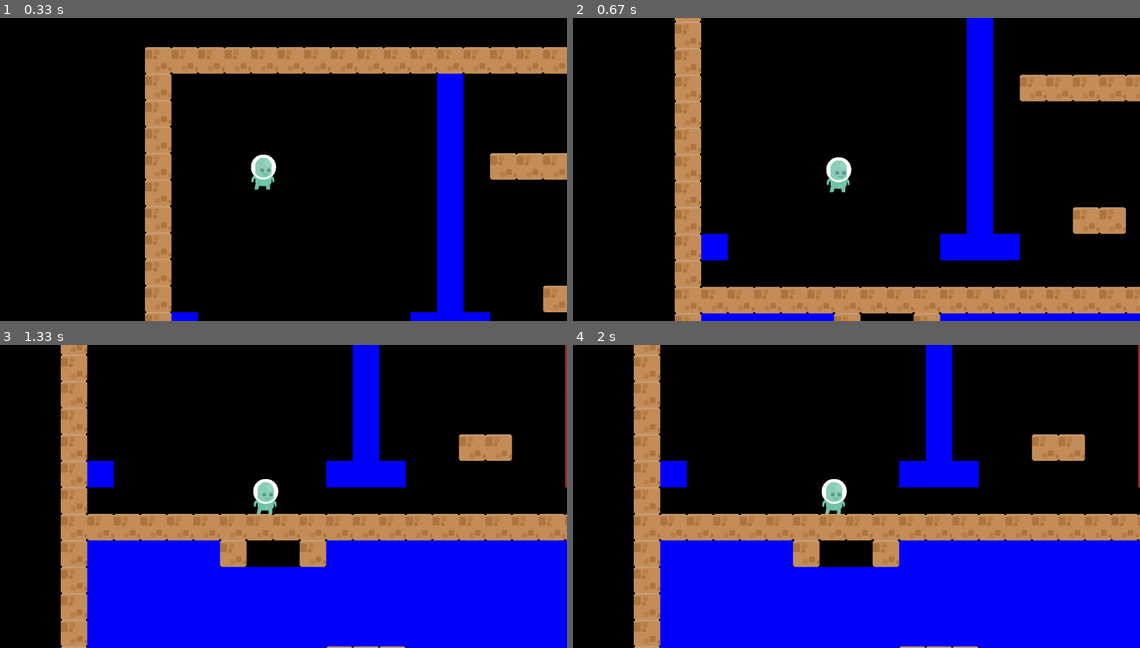
Above: before the commit, frames 1-4 (two rows, left to right).
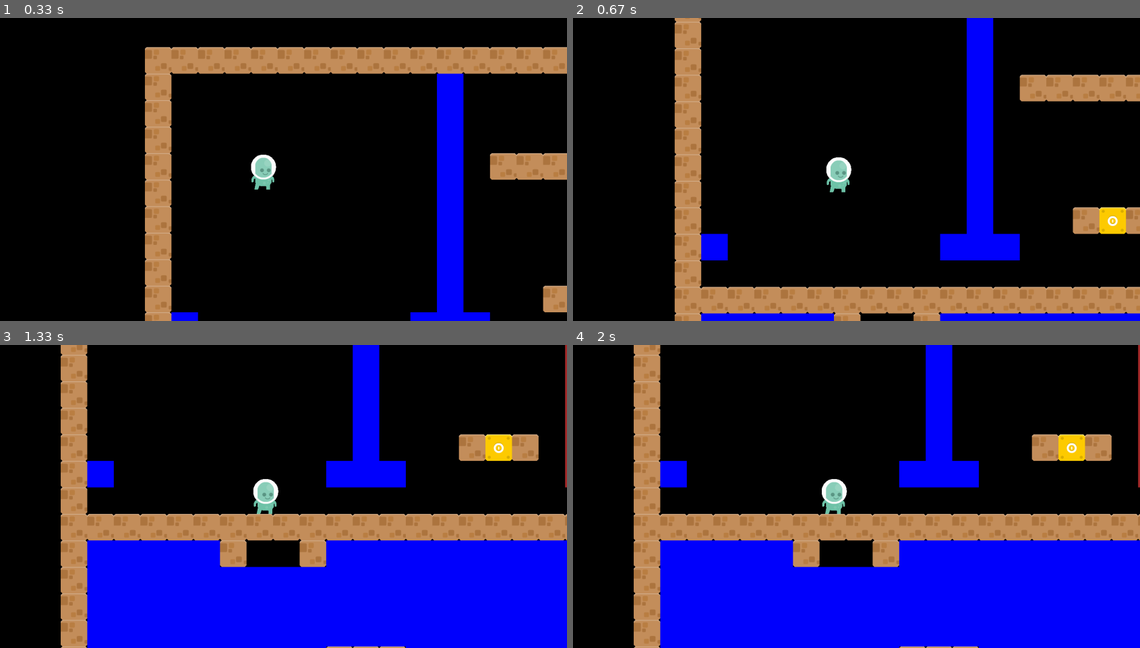
Above: after the commit, the same moments.

Repository: MahentNik/Project_pygame
Game: pygame game, started from main.py
Two runs of this game, one before a commit and one after it. Both use one fixed random seed, a clock stepped at 60 frames per second and the inputs below.
Inputs:
- Up to frame 1 (0.33 s): no input
- Up to frame 2 (0.67 s): hold Right from 0.33 s (still down)
- Up to frame 3 (1.33 s): release Right at 0.8 s; hold Up 0.83-1.13 s; hold Right from 1.17 s (still down)
- Up to frame 4 (2 s): release Right at 1.63 s; hold Left from 1.67 s (still down)

Frame 1 is identical in both runs. In frame 2, 0.6% of the frame differs, in the area x 92-100%, y 62-72%; in frame 3, 0.8%, in the area x 85-96%, y 29-39%; in frame 4, 0.8%.

Commit message:
добавил коробку с монетой

Diff:
--- /dev/null
+++ b/coin_box.py
@@ -0,0 +1,9 @@
+import pygame
+
+
+class CoinBox(pygame.sprite.Sprite):
+    def __init__(self, x, y, tile_width, tile_height, coin_box_im, *groups):
+        super().__init__(groups)
+        self.image = coin_box_im
+        self.rect = self.image.get_rect().move(tile_width * x,
+                                               tile_height * y)
--- a/main.py
+++ b/main.py
@@ -6,6 +6,7 @@
 from water import Water
 from ladder import Ladder
 from camera import Camera
+from coin_box import CoinBox
 
 # основные переменные
 WINDOW_SIZE = WIDTH, HEIGHT = 1600, 800
@@ -22,7 +23,7 @@
     "-          w       l     -",
     "-          w       l     -",
     "-          w       l     -",
-    "-          w   --  l     -",
+    "-          w   -k- l     -",
     "-w        www      l     -",
     "-                   -ww- -",
     "---------------------ww---",
@@ -57,14 +58,14 @@
     return image
 
 
-def create_level(name_level, hero_im, brick, air_im=None, water_im=None,
+def create_level(name_level, hero_im, brick, coin_box, air_im=None, water_im=None,
                  ladder_im=None):  # потом следует изменить отправление текстур (если будет несколько уровней)
     for y in range(len(name_level)):
         for x in range(len(name_level[y])):
             if name_level[y][x] == ' ':
                 Air(x, y, tile_width, tile_height, air_group, all_sprites)
             elif name_level[y][x] == '-':
-                Ground(x, y, tile_width, tile_height, brick, let_group, all_sprites)
+                Ground(x, y, tile_width, tile_height, brick, let_group, ground_group, all_sprites)
             elif name_level[y][x] == '@':
                 Air(x, y, tile_width, tile_height, air_group, all_sprites)
                 hero = Hero(x, y, tile_width, tile_height, hero_im, hero_group, all_sprites)
@@ -72,6 +73,8 @@
                 Water(x, y, tile_width, tile_height, water_group, all_sprites)
             elif name_level[y][x] == 'l':
                 Ladder(x, y, tile_width, tile_height, ladder_group, all_sprites)
+            elif name_level[y][x] == "k":
+                CoinBox(x, y, tile_width, tile_height, coin_box, let_group, coin_box_group, air_group, all_sprites)
     return hero, x, y
 
 
@@ -83,9 +86,10 @@
     # загрузка картинок
     hero_im = load_image('p1_stand.png')
     brick = load_image("brickWall.png")
+    coin_box = load_image("boxCoin.png")
 
     clock = pygame.time.Clock()
-    hero, level_x, level_y = create_level(PRIMITIVE_LEVEL, hero_im, brick)
+    hero, level_x, level_y = create_level(PRIMITIVE_LEVEL, hero_im, brick, coin_box)
     camera = Camera((level_x, level_y), WIDTH, HEIGHT)
     is_left = is_right = False
     up = False
@@ -125,22 +129,24 @@
             camera.apply(sprite)
 
         hero.update(is_left, is_right, up, wat_up, wat_down, let_group, water_group, ladder_group, enemy_group,
-                    coin_group, air_group
+                    coin_group, air_group, coin_box_group
                     )
         screen.fill("Black")
         ladder_group.draw(screen)
         water_group.draw(screen)
         air_group.draw(screen)
         hero_group.draw(screen)
-        let_group.draw(screen)
+        ground_group.draw(screen)
+        coin_box_group.draw(screen)
 
         pygame.display.flip()
         clock.tick(FPS)
     pygame.quit()
 
 
-coin_box_group = pygame.sprite.Group()  # если монеты будут просто спасниться на земле то эта группа не нужна
+coin_box_group = pygame.sprite.Group()  # если монеты будут просто спавниться на земле то эта группа не нужна
 # это является и препятствием и отдельной группой
+ground_group = pygame.sprite.Group()
 coin_group = pygame.sprite.Group()
 all_sprites = pygame.sprite.Group()
 hero_group = pygame.sprite.Group()
--- a/player.py
+++ b/player.py
@@ -40,7 +40,7 @@
         self.coin_counter = 0
         # self.coin_im = coin_image
 
-    def collide(self, vx, vy, lets):
+    def collide(self, vx, vy, lets, coin_box_group):
         for tile in lets:
             if pygame.sprite.collide_rect(self, tile):
                 if vx > 0:
@@ -53,6 +53,7 @@
                     self.vy = 0
 
                 if vy < 0:
+                    self.other_collide(self, coin_box_group, True)
                     self.rect.top = tile.rect.bottom
                     self.vy = 0
 
@@ -68,7 +69,7 @@
         # статы будут создаваться отдельными холстами и накладываться на основной в верхнем левом углу
 
     def update(self, left, right, up, wat_up, wat_down, let_group, water_group, ladder_group, enemy_group,
-               coin_group, air_group):
+               coin_group, air_group, coin_box_group):
 
         self.visible_o2 = False
         self.reload_o2 = False
@@ -89,10 +90,10 @@
             self.on_Ground = False
 
             self.rect.y += self.vy
-            self.collide(0, self.vy, let_group)
+            self.collide(0, self.vy, let_group, coin_box_group)
 
             self.rect.x += self.vx
-            self.collide(self.vx, 0, let_group)
+            self.collide(self.vx, 0, let_group, coin_box_group)
         elif self.other_collide(self, water_group):
             self.vy += (GRAVITY - TO_GRAVITY)
             if wat_up:
@@ -104,10 +105,10 @@
             if not (left or right):
                 self.vx = 0
             self.rect.y += self.vy
-            self.collide(0, self.vy, let_group)
+            self.collide(0, self.vy, let_group, coin_box_group)
 
             self.rect.x += self.vx
-            self.collide(self.vx, 0, let_group)
+            self.collide(self.vx, 0, let_group, coin_box_group)
         elif self.other_collide(self, ladder_group):
             if wat_up:
                 self.vy = -HERO_SPEED
@@ -123,10 +124,10 @@
                 self.vx = 0
 
             self.rect.y += self.vy
-            self.collide(0, self.vy, let_group)
+            self.collide(0, self.vy, let_group, coin_box_group)
 
             self.rect.x += self.vx
-            self.collide(self.vx, 0, let_group)
+            self.collide(self.vx, 0, let_group, coin_box_group)
 
         if self.other_collide(self, enemy_group):
             self.HP -= 1
Binary file added: data/boxCoin.png
